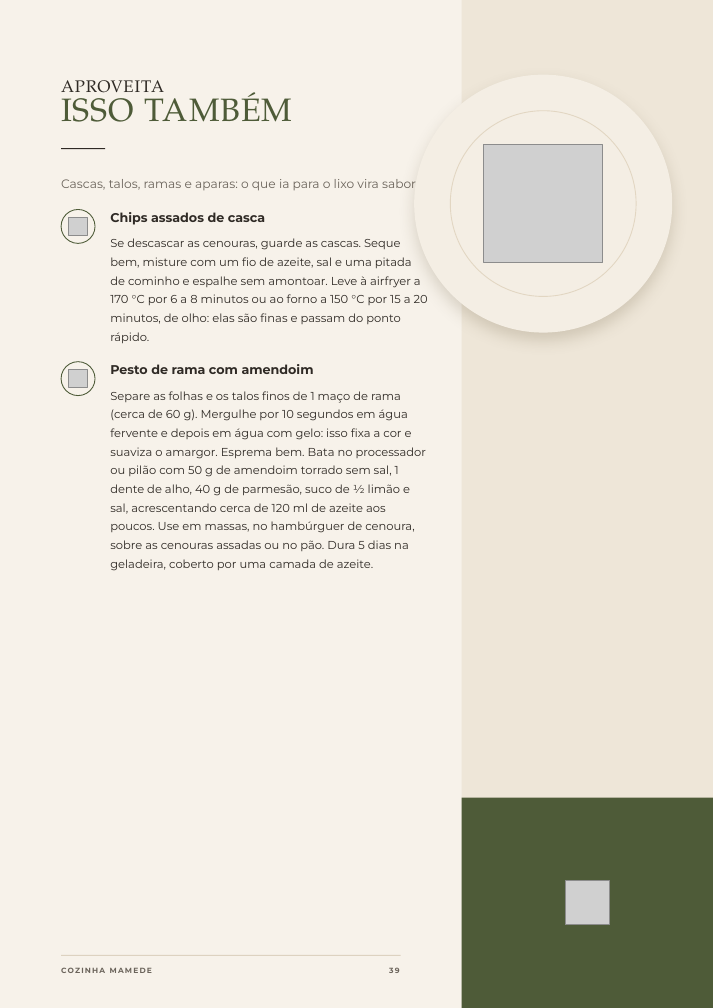
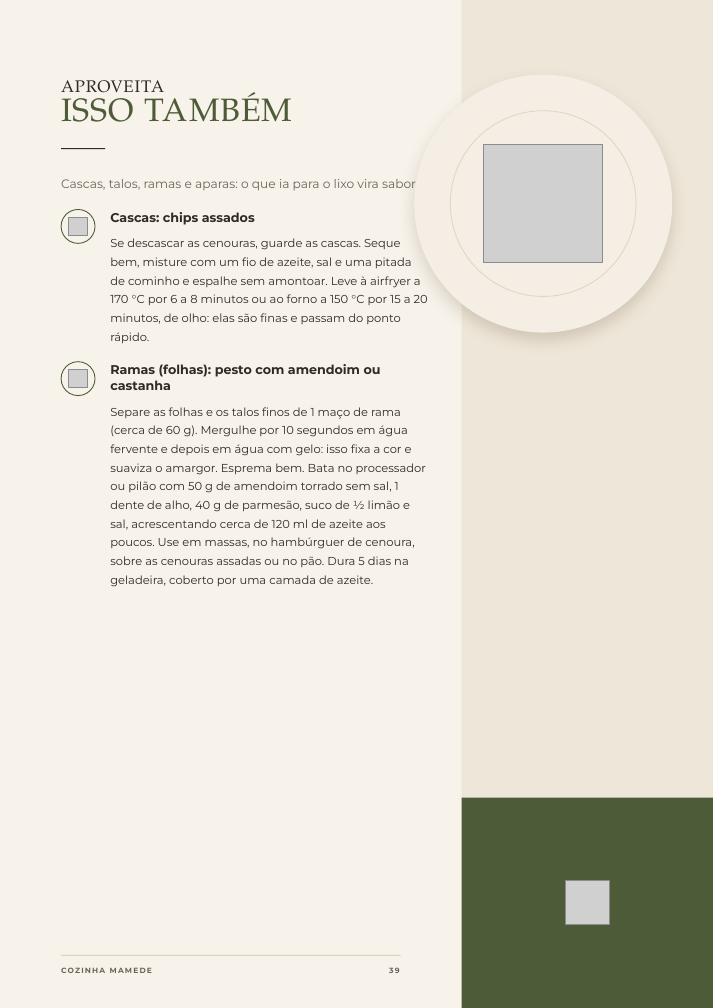
Before and after one commit to monelleayabamensah-hub/ebook-receitas, a slide deck: slide 39 of Cozinha-Mamede-Canva.pptx. Drawn at 713x1008 pixels with LibreOffice and Linux fonts; fonts in the diff are those of the drawing; grey boxes stand for pictures. Boxes give left, top, right and bottom in pixels: in the first picture for what was removed or moved away, otherwise in the second. Text is boxed around its words. In the diff, an @@ line names an element or a change of style, - is before the commit and + after.

```diff
--- a/Cozinha-Mamede-Canva.pptx
+++ b/Cozinha-Mamede-Canva.pptx
@@ text at box(110, 212, 255, 225): text changed @@
-Chips assados de casca
+Cascas: chips assados
@@ text at box(110, 364, 381, 390): text changed @@
-Pesto de rama com amendoim
+Ramas (folhas): pesto com amendoim ou castanha
@@ text "Separe as folhas e os ...": place and size @@
-text "Separe as folhas e os ..." at box(110, 391, 426, 571)
+text "Separe as folhas e os ..." at box(110, 407, 426, 587)
```
Also in this commit, not shown: 25 other slides changed, 5 other files.
